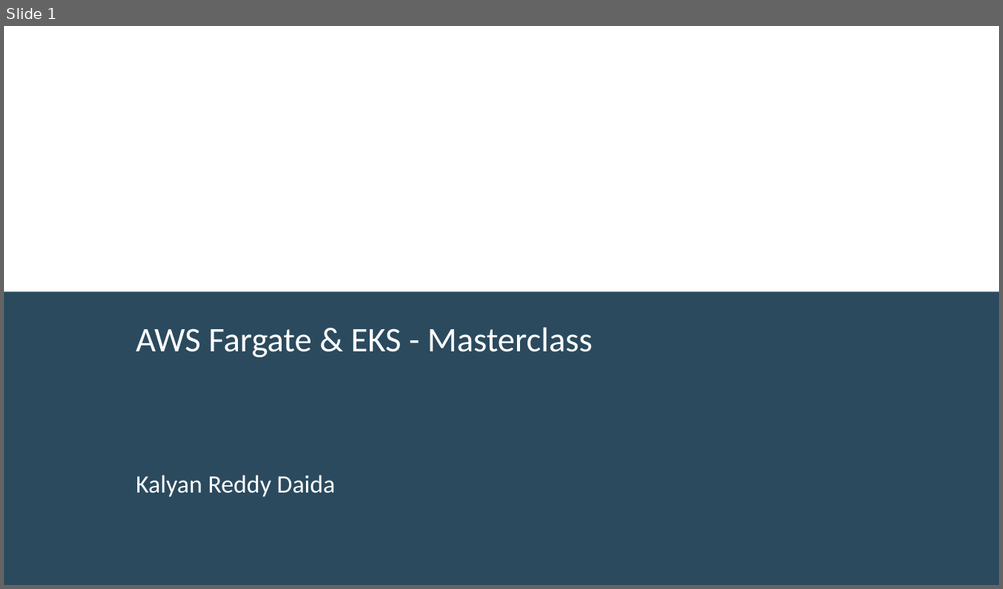
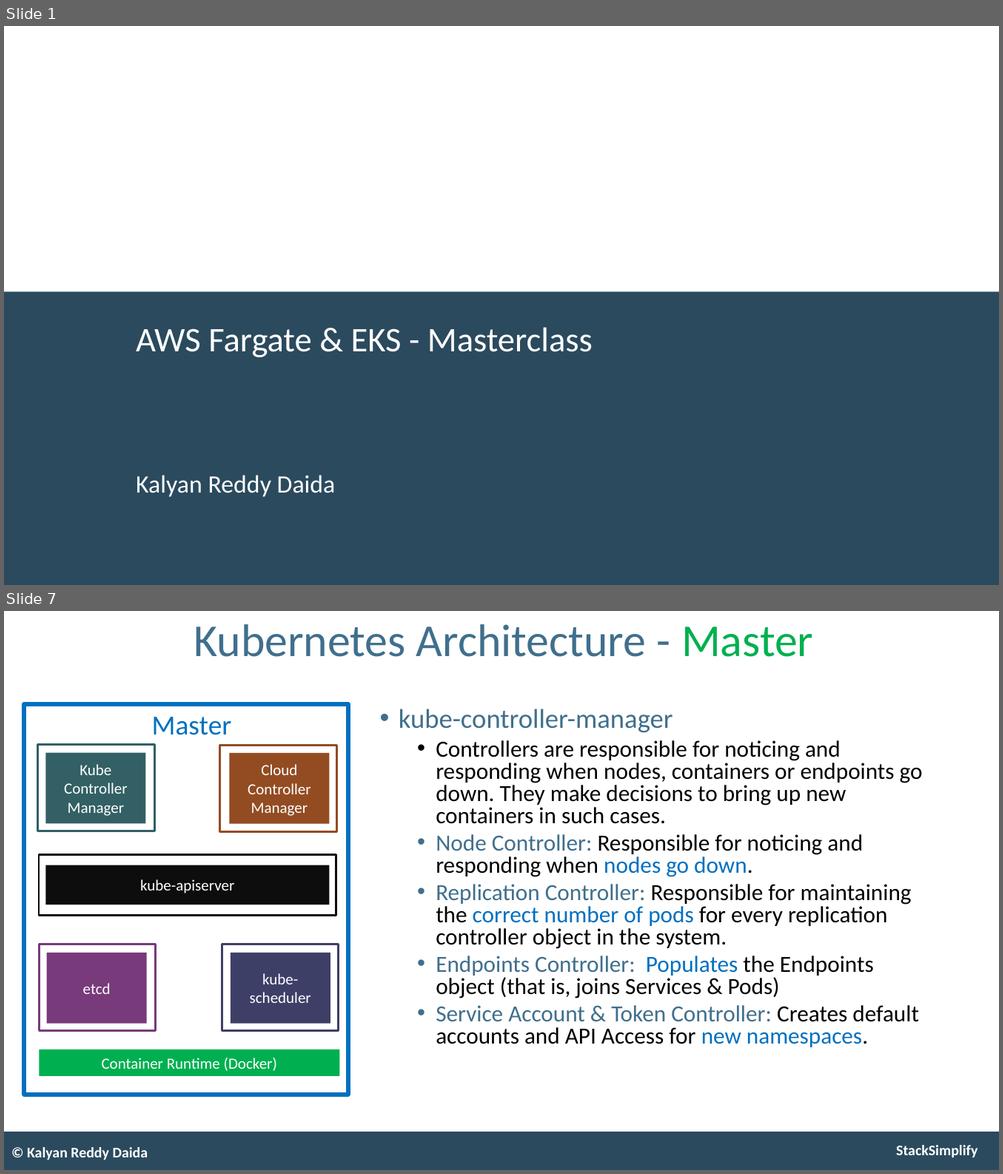
Before and after one commit to stacksimplify/aws-eks-kubernetes-masterclass, a slide deck: presentation/AWS-Fargate-and-EKS-Masterclass.pptx. Shown one above the other, each under a label of ours: slide 1 before the commit, slides 1 and 7 after it; the slides between them are not shown. The pictures are 1003x589 and 1003x1174 pixels, drawn with LibreOffice and Linux fonts; fonts in the diff are those of the drawing. Boxes give left, top, right and bottom in pixels: in the first picture for what was removed or moved away, otherwise in the second. Text is boxed around its words. In the diff, an @@ line names an element or a change of style, - is before the commit and + after.

Commit message:
Welcome to Stack Simplify

```diff
--- a/presentation/AWS-Fargate-and-EKS-Masterclass.pptx
+++ b/presentation/AWS-Fargate-and-EKS-Masterclass.pptx
@@ slide 7 added at (4,611,999,1170), background #FFFFFF; not listed: 1 template element that a slide beside it also shows @@
@@ title added at (193,624,813,657), 53 pt, text #406F8D @@
+Kubernetes Architecture - Master
@@ rectangle added at (25,704,348,1095), outline #0070C0 5 pt @@
@@ text added at (152,717,232,735), 32 pt, text #0070C0 @@
+Master
@@ text added at (398,709,922,1048), 26.8 pt, text #000000 @@
+• kube-controller-manager
+  • Controllers are responsible for noticing and responding when nodes, containers or endpoints go down. They make decisions to bring up new containers in such cases.
+  • Node Controller: Responsible for noticing and responding when nodes go down.
+  • Replication Controller: Responsible for maintaining the correct number of pods for every replication controller object in the system.
+  • Endpoints Controller: Populates the Endpoints object (that is, joins Services & Pods)
+  • Service Account & Token Controller: Creates default accounts and API Access for new namespaces.
@@ rectangle added at (38,745,154,831), outline #326065 2.5 pt @@
@@ rectangle added at (45,753,146,823), fill #326065, 18 pt, text #FFFFFF @@
+Kube Controller Manager
@@ rectangle added at (220,745,336,832), outline #934C22 2.5 pt @@
@@ rectangle added at (229,753,329,824), fill #934C22, 18 pt, text #FFFFFF @@
+Cloud Controller Manager
@@ rectangle added at (39,855,336,916), outline #0D0D0D 2.5 pt @@
@@ rectangle added at (45,866,329,905), fill #0D0D0D, 18 pt, text #FFFFFF @@
+kube-apiserver
@@ rectangle added at (39,945,155,1031), outline #783A7A 2.5 pt @@
@@ rectangle added at (47,953,147,1024), fill #783A7A, 18 pt, text #FFFFFF @@
+etcd
@@ rectangle added at (222,945,338,1031), outline #3E3F68 2.5 pt @@
@@ rectangle added at (230,953,330,1024), fill #3E3F68, 18 pt, text #FFFFFF @@
+kube-scheduler
@@ rectangle added at (39,1050,339,1076), fill #00B050, 18 pt, text #FFFFFF @@
+Container Runtime (Docker)
@@ text added at (27,1147,148,1160), 17 pt, text #FFFFFF, bold @@
+© Kalyan Reddy Daida
@@ text added at (896,1145,977,1158), 17 pt, text #FFFFFF, bold @@
+StackSimplify
```
Also in this commit, not shown: 2 slides changed, 7 other slides added, 1 other file.
